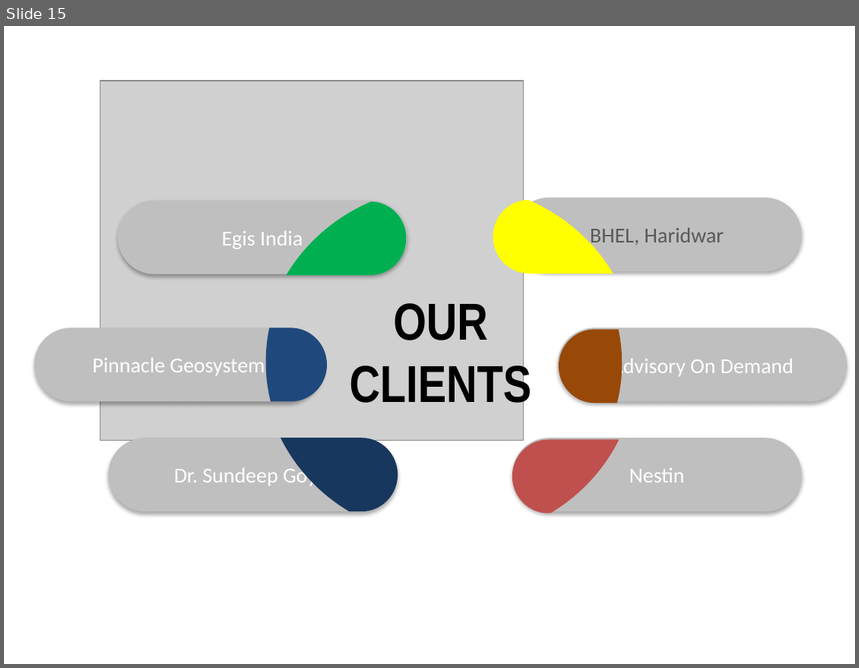
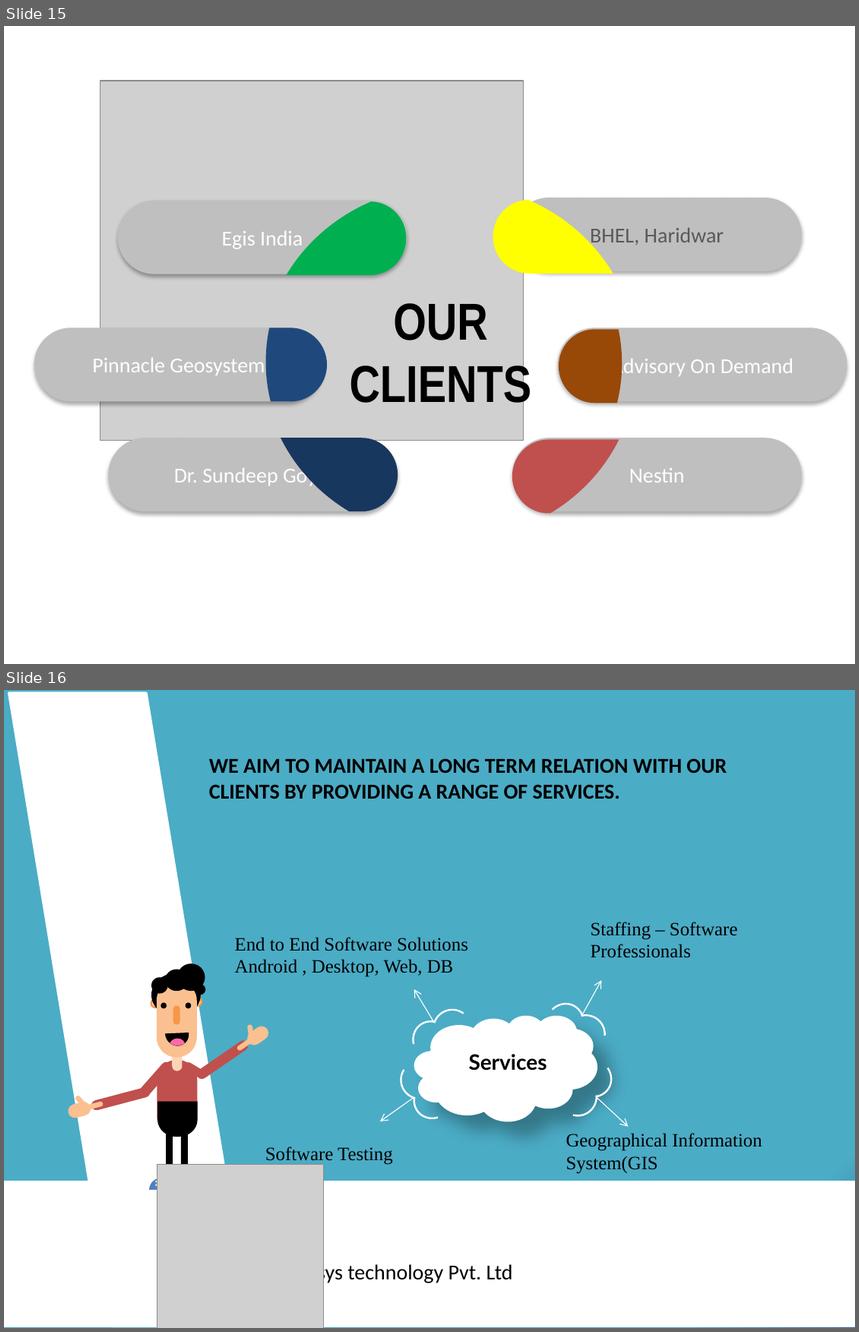
Before and after one commit to Anvisys/Documents, a slide deck: Anvisys-Profile.pptx. Shown one above the other, each under a label of ours: slide 15 before the commit, slides 15 and 16 after it. The pictures are 859x668 and 859x1332 pixels, drawn with LibreOffice and Linux fonts; fonts in the diff are those of the drawing; grey boxes stand for pictures. Boxes give left, top, right and bottom in pixels: in the first picture for what was removed or moved away, otherwise in the second. Text is boxed around its words. In the diff, an @@ line names an element or a change of style, - is before the commit and + after.

Commit message:
Update Anvisys-Profile.pptx
new slide added for social media.
need to refine the message at the top of the slide

```diff
--- a/Anvisys-Profile.pptx
+++ b/Anvisys-Profile.pptx
@@ slide 16 added at bbox=[4, 690, 855, 1328], background gradient #4BACC6 to #376092 @@
@@ parallelogram added at bbox=[9, 693, 250, 1327], fill #FFFFFF, outline #FFFFFF 2 pt @@
@@ text added at bbox=[209, 758, 727, 799], 18 pt, text #000000, bold @@
+WE AIM TO MAINTAIN A LONG TERM RELATION WITH OUR CLIENTS BY PROVIDING A RANGE OF SERVICES.
@@ text added at bbox=[235, 937, 468, 977], 16 pt, text #000000 @@
+End to End Software Solutions
+Android , Desktop, Web, DB
@@ text added at bbox=[591, 922, 738, 958], 16 pt, text #000000 @@
+Staffing – Software Professionals
@@ group added at bbox=[405, 980, 609, 1071]: 4 arc (boxed as its full ellipse)s, 2 arrows @@
@@ cloud added at bbox=[414, 1015, 598, 1122], fill #FFFFFF @@
@@ text added at bbox=[469, 1054, 547, 1071], 18 pt, text #000000, bold @@
+Services
@@ arc (boxed as its full ellipse) added at bbox=[563, 1051, 618, 1104], outline #FFFFFF 1.5 pt @@
@@ arc (boxed as its full ellipse) added at bbox=[396, 1057, 443, 1103], outline #FFFFFF 1.5 pt @@
@@ arc (boxed as its full ellipse) added at bbox=[406, 1069, 463, 1127], outline #FFFFFF 1.5 pt @@
@@ arc (boxed as its full ellipse) added at bbox=[558, 1077, 598, 1117], outline #FFFFFF 1.5 pt @@
@@ group added at bbox=[66, 964, 271, 1192]: 16 rounded rectangles, 11 ellipses, 4 freeform shapes, 2 rectangles @@
@@ arrow added from (414, 1097) to (380, 1122), #FFFFFF 0.75 pt @@
@@ arrow added from (597, 1097) to (628, 1127), #FFFFFF 0.75 pt @@
@@ text added at bbox=[566, 1133, 762, 1174], 16 pt, text #000000 @@
+Geographical Information System(GIS
@@ picture added at bbox=[158, 1164, 323, 1328] @@
@@ text added at bbox=[265, 1147, 393, 1165], 16 pt, text #000000 @@
+Software Testing
@@ rounded rectangle added at bbox=[4, 1182, 855, 1327], fill #FFFFFF, outline #FFFFFF 2 pt @@
@@ text added at bbox=[280, 1262, 513, 1284], 18 pt, text #000000 @@
+Anvisys technology Pvt. Ltd
```
Also in this commit, not shown: 1 slide removed.
